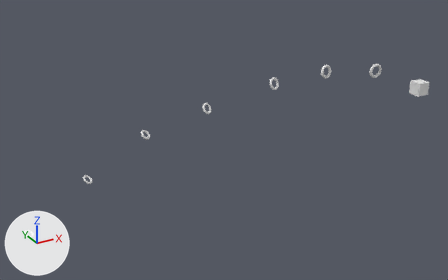
One commit to the Blender file core/blender/Levels/Beginner Levels/level9.blend: the scene before it, then after it.
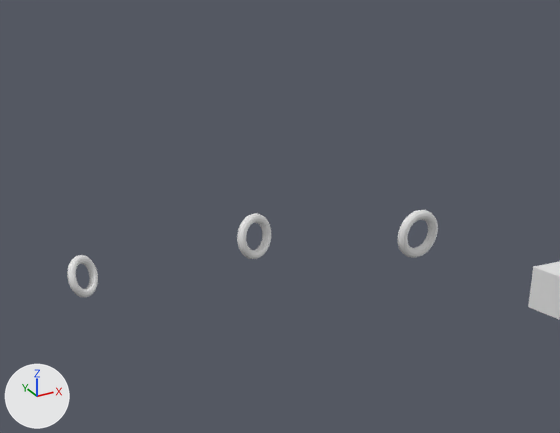
The first picture shows the older version from a camera (50 mm lens) standing at (-70.7, -65.8, 31.3) and looking at (-15.7, 34.4, -18.7). The close-ups show both versions on the part from 56% to 93% of the width and 0% to 47% of the height of that picture; other places that the commit changed are outside them. Lighting does not change. The marker at lower left points along +X, +Y and +Z.

Before the edit, the objects in view are built like this:
```python
me_cube = bpy.data.meshes.new('Cube')
me_cube.from_pydata(...)  # a box spanning x -1.0..1.0, y -1.0..1.0, z -1.0..1.0
me_gate_000 = bpy.data.meshes.new('Gate.000')
me_gate_000.from_pydata(...)  # a torus around z (ring radius 1.0, tube radius 0.25) spanning x -1.25..1.25, y -1.25..1.25, z -0.25..0.25
me_gate_001 = bpy.data.meshes.new('Gate.001')
me_gate_001.from_pydata(...)  # a torus around z (ring radius 1.0, tube radius 0.25) spanning x -1.25..1.25, y -1.25..1.25, z -0.25..0.25
me_gate_002 = bpy.data.meshes.new('Gate.002')
me_gate_002.from_pydata(...)  # a torus around z (ring radius 1.0, tube radius 0.25) spanning x -1.25..1.25, y -1.25..1.25, z -0.25..0.25
ob_gate_000 = bpy.data.objects.new('Gate.000', me_gate_000)
ob_gate_000.location = (0.0, 10.0, 0.0)
ob_gate_000.rotation_euler = (1.571, 0.0, 0.0)  # degrees (90, 0, 0)
ob_gate_001 = bpy.data.objects.new('Gate.001', me_gate_001)
ob_gate_001.location = (-2.5, 20.0, -2.5)
ob_gate_001.rotation_euler = (1.396, 0.0, 0.175)  # degrees (80, 0, 10)
ob_gate_002 = bpy.data.objects.new('Gate.002', me_gate_002)
ob_gate_002.location = (-7.0, 30.0, -7.0)
ob_gate_002.rotation_euler = (1.222, 0.0, 0.349)  # degrees (70, 0, 20)
ob_level = bpy.data.objects.new('Level', me_cube)
ob_level.location = (0.0, 0.0, 0.0)
```
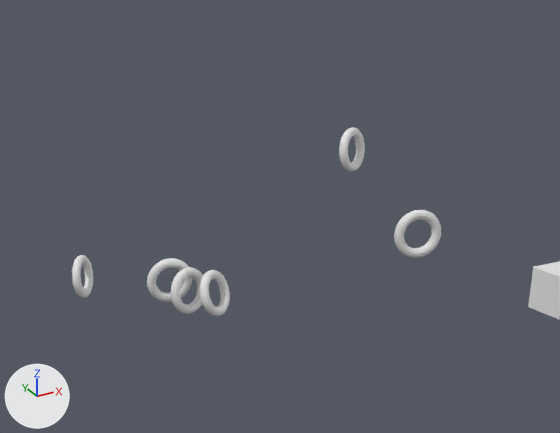
Diff of the bpy script that builds the scene:
```diff
--- a/core/blender/Levels/Beginner Levels/level9.blend.py
+++ b/core/blender/Levels/Beginner Levels/level9.blend.py
@@ ob_gate_002 @@
 ob_gate_002.location = (-7.0, 30.0, -7.0)
-ob_gate_002.rotation_euler = (1.222, 0.0, 0.349)  # degrees (70, 0, 20)
+ob_gate_002.rotation_euler = (1.368, -0.0543, 0.658)  # degrees (78, -3.1, 38)
@@ ob_gate_001 @@
 ob_gate_001 = bpy.data.objects.new('Gate.001', me_gate_001)
-ob_gate_001.location = (-2.5, 20.0, -2.5)
-ob_gate_001.rotation_euler = (1.396, 0.0, 0.175)  # degrees (80, 0, 10)
+ob_gate_001.location = (6.5, 23.0, 0.5)
+ob_gate_001.rotation_euler = (1.409, -0.12, 0.406)  # degrees (81, -6.9, 23)
@@ ob_gate_000 @@
 ob_gate_000.location = (0.0, 10.0, 0.0)
-ob_gate_000.rotation_euler = (1.571, 0.0, 0.0)  # degrees (90, 0, 0)
+ob_gate_000.rotation_euler = (1.516, 0.402, -0.345)  # degrees (87, 23, -20)
@@ ob_gate_019 @@
+ob_gate_019 = bpy.data.objects.new('Gate.019', me_gate_000.copy())  # the mesh of ob_gate_000
+ob_gate_019.location = (-6.5, 18.0, -4.5)
+ob_gate_019.rotation_euler = (1.213, -0.114, 0.46)  # degrees (69, -6.5, 26)
@@ ob_gate_013 @@
+ob_gate_013 = bpy.data.objects.new('Gate.013', me_gate_000.copy())  # the mesh of ob_gate_000
+ob_gate_013.location = (-7.5, 19.0, -4.5)
+ob_gate_013.rotation_euler = (1.396, 0.0, 0.175)  # degrees (80, 0, 10)
@@ ob_gate_007 @@
+ob_gate_007 = bpy.data.objects.new('Gate.007', me_gate_000.copy())  # the mesh of ob_gate_000
+ob_gate_007.location = (-7.9, 20.2, -4.2)
+ob_gate_007.rotation_euler = (1.645, 0.351, -0.338)  # degrees (94, 20, -19)
```

Where the change shows, as pixel boxes [x1, y1, x2, y2] in the close-ups (560 x 433 px):
'Gate.001', moved, turned: before [237, 213, 271, 259]; after [339, 127, 365, 171]
'Gate.000', turned: before [397, 210, 438, 258]; after [394, 210, 441, 258]
'Gate.002', turned: before [67, 255, 98, 298]; after [72, 255, 93, 298]
'Gate.019', added: after [200, 270, 230, 316]
'Gate.007', added: after [147, 258, 192, 302]
'Gate.013', added: after [171, 267, 203, 314]
